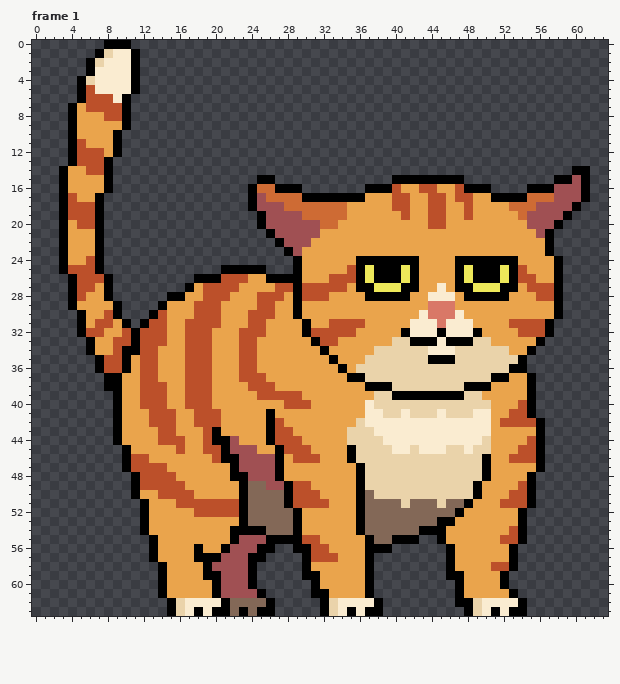
Two versions of one pixel-art file, resources-wip/cat.aseprite. The picture above was drawn from the file before the commit.
64x64 pixels, 1 frame. Shown: frame 1. The commit also changed other frames, which this record leaves out.
The result:
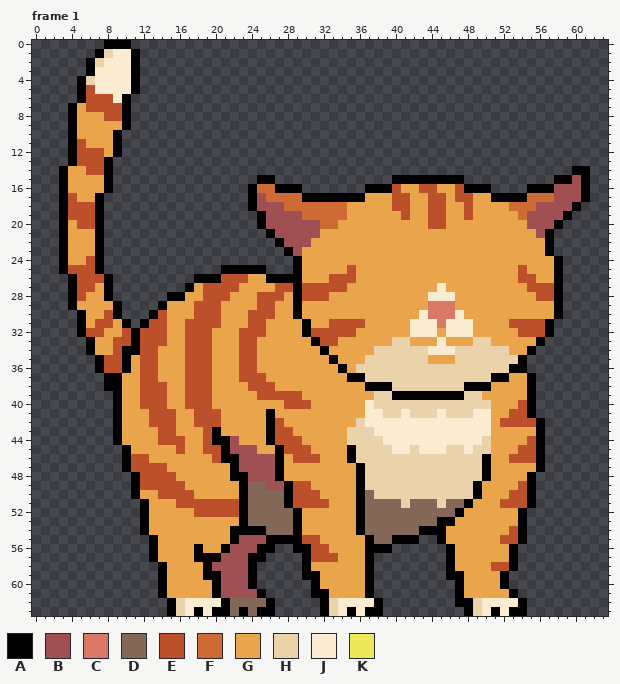
Palette (. is transparent): A #000000  B #a05053  C #d97867  D #836857  E #bc502a  F #ce6b34  G #eaa44c  H #ead3aa  J #faecd1  K #ede85a
Author's note on the commit: Add tuxedo cat & add expressions
From old to new:
layer "Face" now hidden
Frame 1:
y 24: x 36..42 AAAAAAA -> GGGGGGG; x 47..53 AAAAAAA -> GGGGGGG
y 25..26: x 36..42 AKAAAKA -> GGGGGGG; x 47..53 AKAAAKA -> GGGGGGG
y 27: x 36..42 AAKKKAA -> GGGGGGG; x 47..53 AAKKKAA -> GGGGGGG
y 28: x 37..41 AAAAA -> GGGGG; x 48..52 AAAAA -> GGGGG
y 32: x 41 A -> G; x 45 A -> G; x 49 A -> G
y 33: x 42..44 AAA -> GGG; x 46..48 AAA -> GGG
y 35: x 44..46 AAA -> GGG
Where, in picture pixels (left, top, right, bottom), the same in both pictures:
changed: (356, 256, 518, 364)
